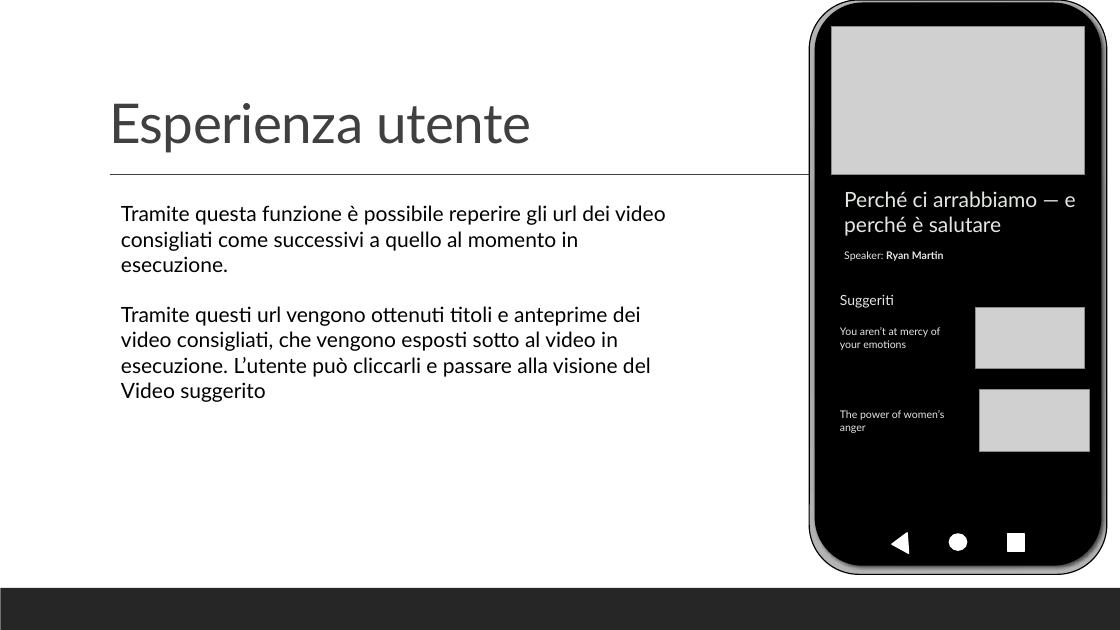
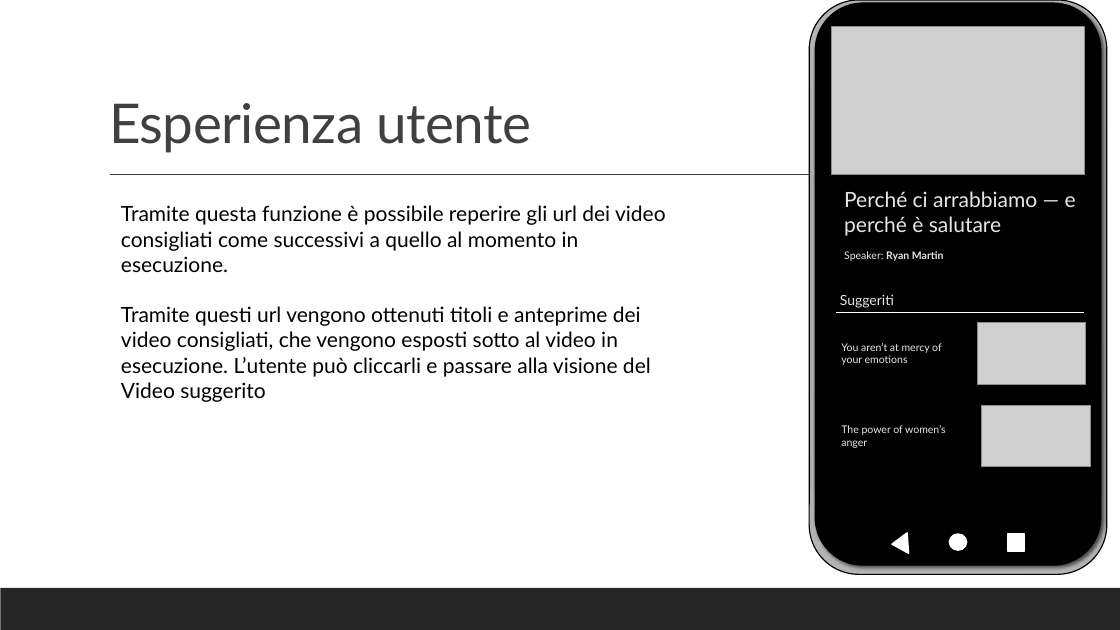
Before and after one commit to PirottaNicola/TC-Mproject_Boffelli_Pirotta, a slide deck: slide 15 of Preparation files/MyTEDx_Presentazione.pptx. Drawn at 1120x630 pixels with LibreOffice and Linux fonts; fonts in the diff are those of the drawing; grey boxes stand for pictures. Boxes give left, top, right and bottom in pixels: in the first picture for what was removed or moved away, otherwise in the second. Text is boxed around its words. In the diff, an @@ line names an element or a change of style, - is before the commit and + after.

```diff
--- a/Preparation files/MyTEDx_Presentazione.pptx
+++ b/Preparation files/MyTEDx_Presentazione.pptx
@@ line added from (836, 313) to (1085, 313), #FFFFFF 1 pt @@
@@ 2 pictures, 2 texts: place and size @@
-2 pictures, 2 texts at (840, 308, 1089, 451)
+2 pictures, 2 texts at (841, 323, 1091, 467)
```
Also in this commit, not shown: 2 other slides changed.
